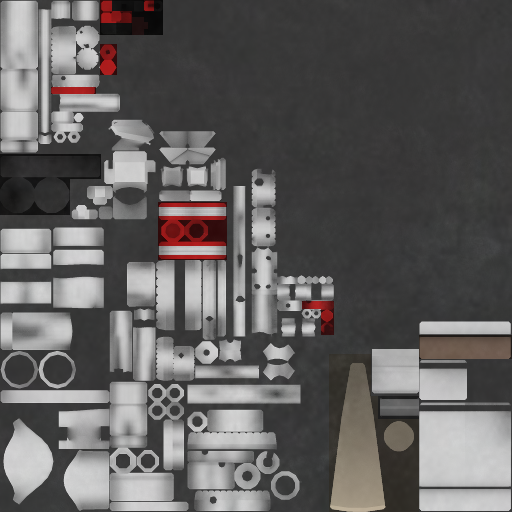
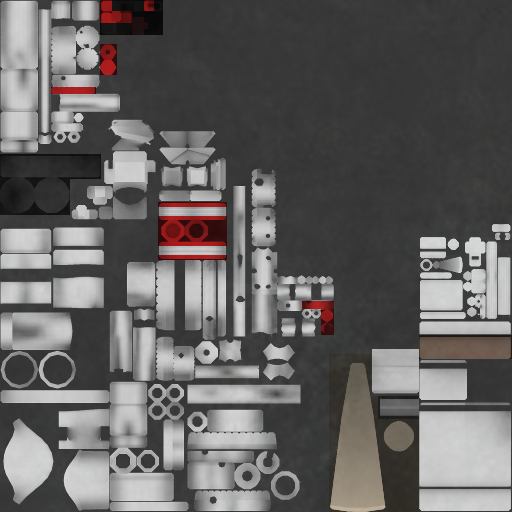
Layered file, before and after one edit (w=512, h=512). Changes by layer:
painted on "AO" over [420, 224, 511, 319]
